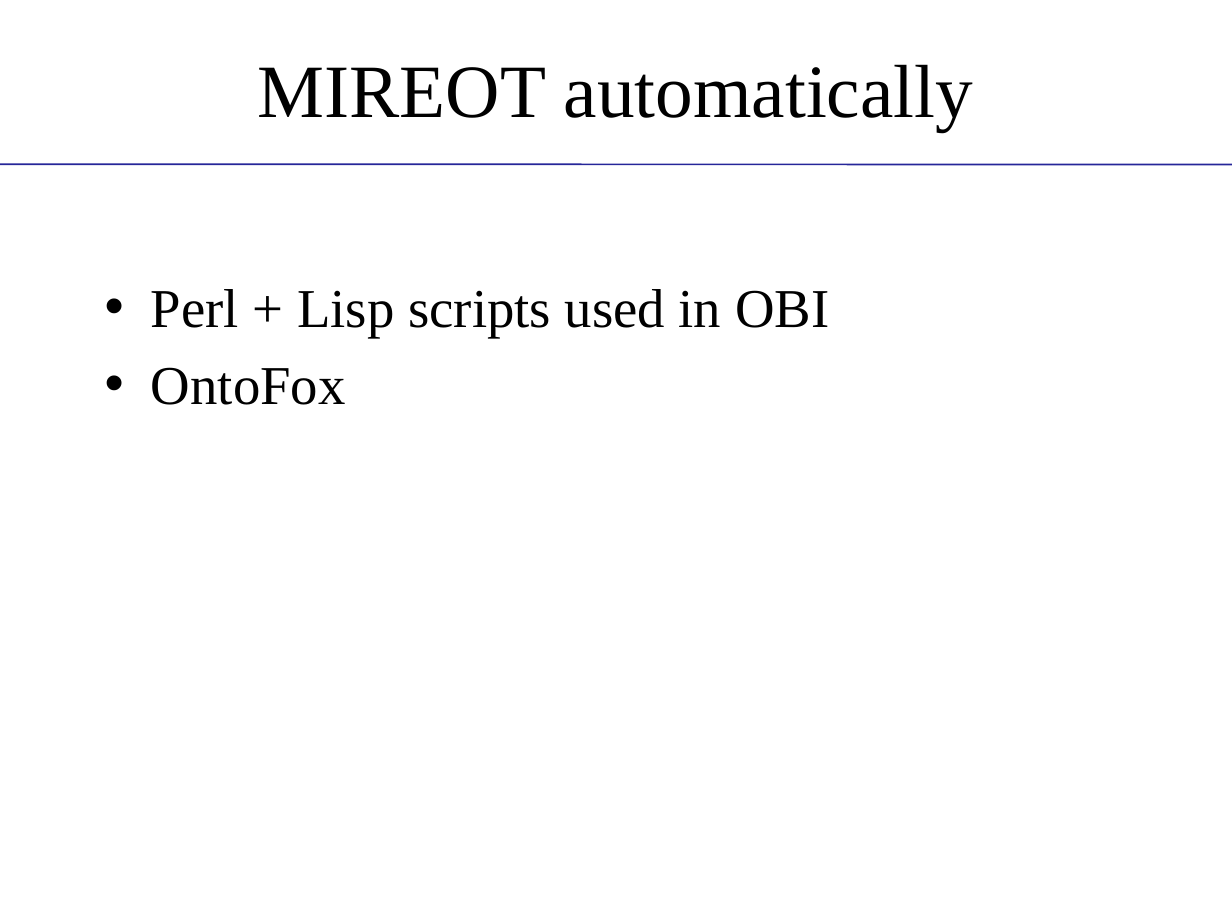
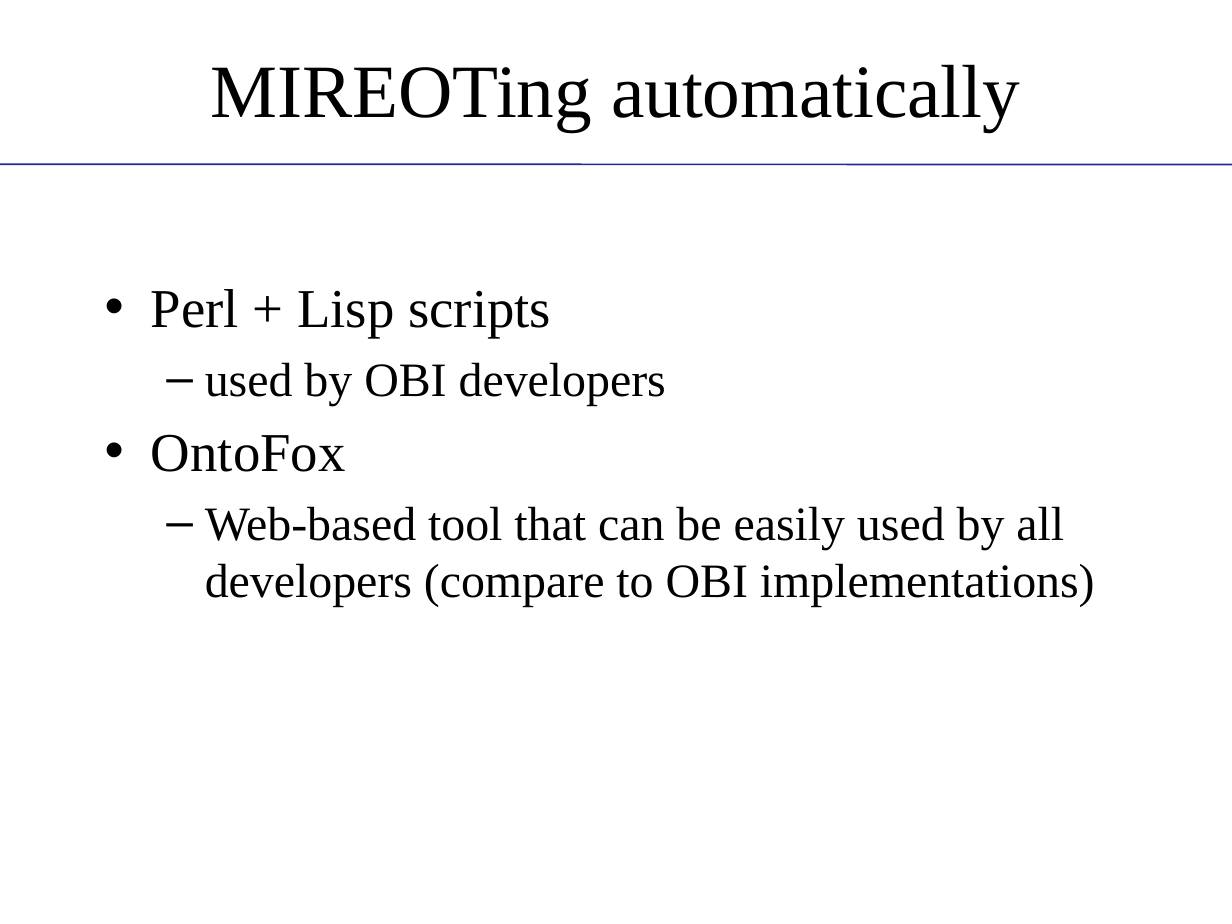
Before and after one commit to obi-ontology/obi-legacy-svn, a slide deck: slide 6 of trunk/docs/presentations/OBI tutorial July 2011 ICBO/MIREOT-View.pptx. Drawn at 1232x924 pixels with LibreOffice and Linux fonts; fonts in the diff are those of the drawing; background and template pictures are left out. Boxes give left, top, right and bottom in pixels: in the first picture for what was removed or moved away, otherwise in the second. Text is boxed around its words. In the diff, an @@ line names an element or a change of style, - is before the commit and + after.

```diff
--- a/trunk/docs/presentations/OBI tutorial July 2011 ICBO/MIREOT-View.pptx
+++ b/trunk/docs/presentations/OBI tutorial July 2011 ICBO/MIREOT-View.pptx
@@ title at (x1=210, y1=64, x2=1020, y2=131): text changed @@
-MIREOT automatically
+MIREOTing automatically
@@ text at (x1=151, y1=289, x2=666, y2=406): text changed; size 32 to 28 pt @@
-• Perl + Lisp scripts used in OBI
+• Perl + Lisp scripts
+  – used by OBI developers
@@ text at (x1=205, y1=506, x2=1095, y2=607): paragraph added @@
+  – Web-based tool that can be easily used by all developers (compare to OBI implementations)
```
Also in this commit, not shown: 4 other slides changed, 1 slide added.
